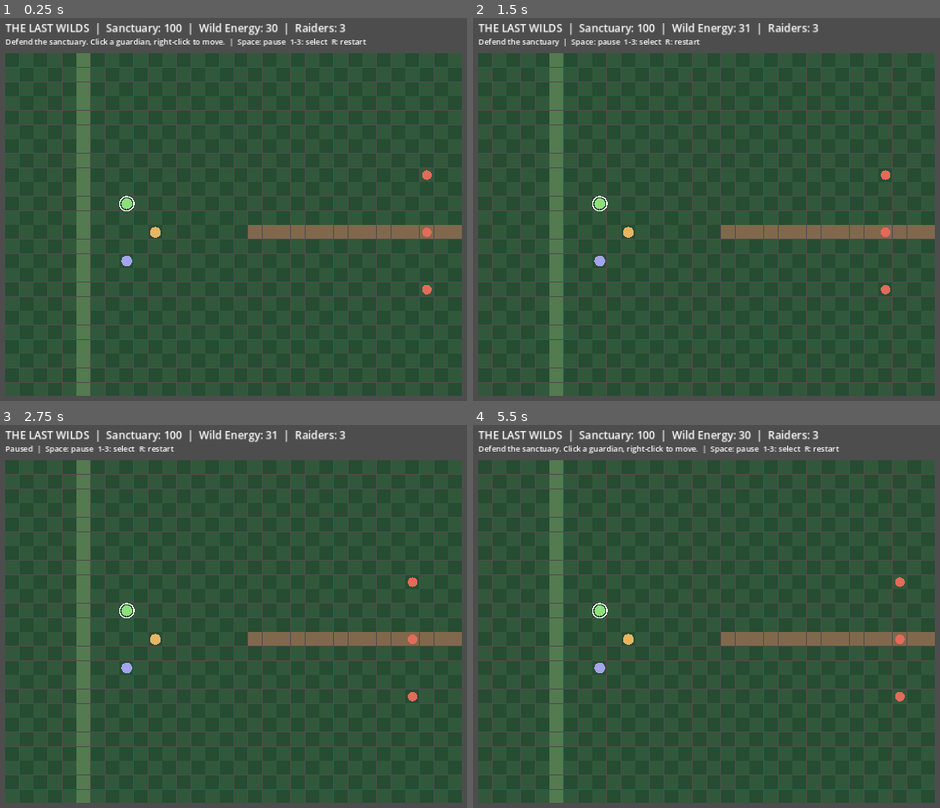
Above: before the commit, frames 1-4 (two rows, left to right).
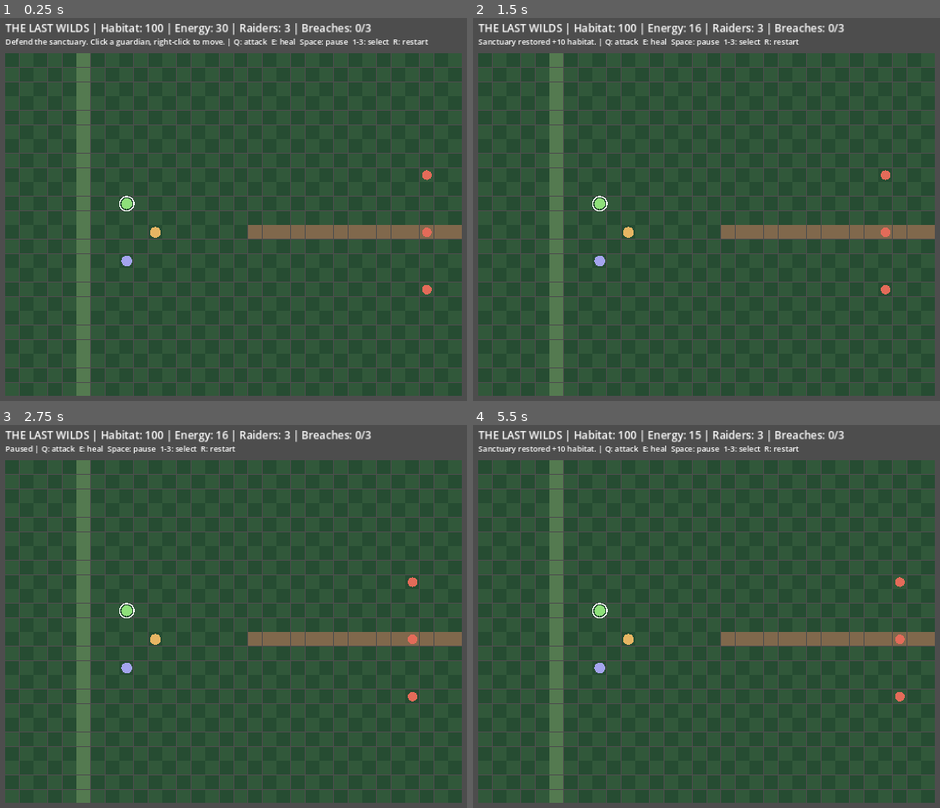
Above: after the commit, the same moments.

Repository: bzenny/the-last-wilds
Game: Godot game, scene res://scenes/main.tscn
Same seed, same stepped clock (60 frames per second), same inputs: the game is played once before the commit and once after it.
Inputs (mouse positions are in pixels of both pictures, inside the frame that each line leads up to):
- Up to frame 1 (0.25 s): no input
- Up to frame 2 (1.5 s): tap Enter at 0.5 s; move the mouse to (outside the picture) at 0.52 s; tap Q at 0.6 s; click (outside the picture) at 0.67 s; tap Space at 0.77, 1.25 s; tap E at 0.8, 1.35 s; move the mouse to (664, 266) at 1.27 s; click (664, 266) at 1.42 s
- Up to frame 3 (2.75 s): tap Space at 1.52 s; tap Q at 1.55, 2.1 s; tap Enter at 2 s; move the mouse to (396, 551) at 2.02 s; click (396, 551) at 2.17 s; tap E at 2.3 s
- Up to frame 4 (5.5 s): tap Space at 2.75, 3.02, 3.77, 4.25, 4.52 s; move the mouse to (767, 742) at 2.77 s; tap E at 2.85, 3.8, 5.3 s; click (767, 742) at 2.92 s; tap Q at 3.05, 4.55 s; tap Enter at 3.5 s; move the mouse to (outside the picture) at 3.52 s; tap 1 at 3.6 s; click (outside the picture) at 3.67 s; move the mouse to (594, 582) at 4.27 s; tap 3 at 4.35 s; click (594, 582) at 4.42 s; move the mouse to (837, 650) at 5.02 s; tap R at 5.1 s; click (837, 650) at 5.17 s

The runs differ from the first frame. In frame 1, 1.3% of the frame differs, in the area x 20-92%, y 1-8%; in frame 2, 1.5%; in frame 3, 1.3%; in frame 4, 1.6%, in the area x 1-80%, y 1-8%.

Commit message:
feat: give guardians defensive attacks, sanctuary restoration and clear win/loss conditions

Diff:
--- a/godot/scripts/main.gd
+++ b/godot/scripts/main.gd
@@ -17,6 +17,11 @@
 var defeated := 0
 const SANCTUARY_X := 5
 const DAMAGE_PER_RAIDER := 15.0
+const ATTACK_RANGE := 4
+const ATTACK_COST := 5.0
+const REGEN_COST := 15.0
+const MAX_BREACHES := 3
+var breaches := 0
 
 func _ready() -> void:
 	queue_redraw()
@@ -29,6 +34,15 @@
 				status = "Paused" if paused else "Defend the sanctuary"
 		elif event.keycode >= KEY_1 and event.keycode <= KEY_3:
 			selected = event.keycode - KEY_1
+		elif event.keycode == KEY_Q and not paused and not game_over:
+			attack_nearest()
+		elif event.keycode == KEY_E and not paused and not game_over:
+			if wild_energy >= REGEN_COST:
+				wild_energy -= REGEN_COST
+				habitat = minf(100.0, habitat + 10.0)
+				status = "Sanctuary restored +10 habitat."
+			else:
+				status = "Need 15 Wild Energy to restore habitat."
 		elif event.keycode == KEY_R:
 			get_tree().reload_current_scene()
 		queue_redraw()
@@ -56,22 +70,46 @@
 			enemies[i].x -= 1
 			if enemies[i].x <= SANCTUARY_X:
 				habitat = maxf(0.0, habitat - DAMAGE_PER_RAIDER)
+				breaches += 1
 				enemies.remove_at(i)
 				status = "A raider breached the sanctuary! -15 habitat."
-		if habitat <= 0:
+		if habitat <= 0 or breaches >= MAX_BREACHES:
 			game_over = true
 			status = "SANCTUARY LOST. Press R to replay."
 		elif enemies.is_empty():
 			game_over = true
 			victory = habitat > 0
-			status = "RAID SURVIVED! Sanctuary at %d. Press R to replay." % int(habitat)
+			status = "RAID SURVIVED! Sanctuary at %d. Raiders defeated: %d. Press R." % [int(habitat), defeated]
 		wild_energy += 1.0
 		queue_redraw()
 
+func attack_nearest() -> void:
+	if wild_energy < ATTACK_COST:
+		status = "Need 5 Wild Energy to attack."
+		return
+	var target := -1
+	var nearest := ATTACK_RANGE + 1
+	for i in enemies.size():
+		var distance := absi(guardians[selected].x - enemies[i].x) + absi(guardians[selected].y - enemies[i].y)
+		if distance <= ATTACK_RANGE and distance < nearest:
+			nearest = distance
+			target = i
+	if target == -1:
+		status = "No raider within 4 tiles. Move closer and press Q."
+		return
+	wild_energy -= ATTACK_COST
+	enemies.remove_at(target)
+	defeated += 1
+	status = "Guardian stopped a raider! Defeated: %d" % defeated
+	if enemies.is_empty():
+		game_over = true
+		victory = true
+		status = "VICTORY! All raiders stopped. Press R to replay."
+
 func _draw() -> void:
 	var font := ThemeDB.fallback_font
-	draw_string(font, Vector2(32, 28), "THE LAST WILDS  |  Sanctuary: %d  |  Wild Energy: %d  |  Raiders: %d" % [int(habitat), int(wild_energy), enemies.size()], HORIZONTAL_ALIGNMENT_LEFT, -1, 18, Color.WHITE)
-	draw_string(font, Vector2(32, 49), status + "  |  Space: pause  1-3: select  R: restart", HORIZONTAL_ALIGNMENT_LEFT, -1, 13, Color.WHITE)
+	draw_string(font, Vector2(32, 28), "THE LAST WILDS | Habitat: %d | Energy: %d | Raiders: %d | Breaches: %d/%d" % [int(habitat), int(wild_energy), enemies.size(), breaches, MAX_BREACHES], HORIZONTAL_ALIGNMENT_LEFT, -1, 18, Color.WHITE)
+	draw_string(font, Vector2(32, 49), status + " | Q: attack  E: heal  Space: pause  1-3: select  R: restart", HORIZONTAL_ALIGNMENT_LEFT, -1, 13, Color.WHITE)
 	for y in H:
 		for x in W:
 			var color := Color("#264c32") if (x + y) % 2 == 0 else Color("#31583a")
